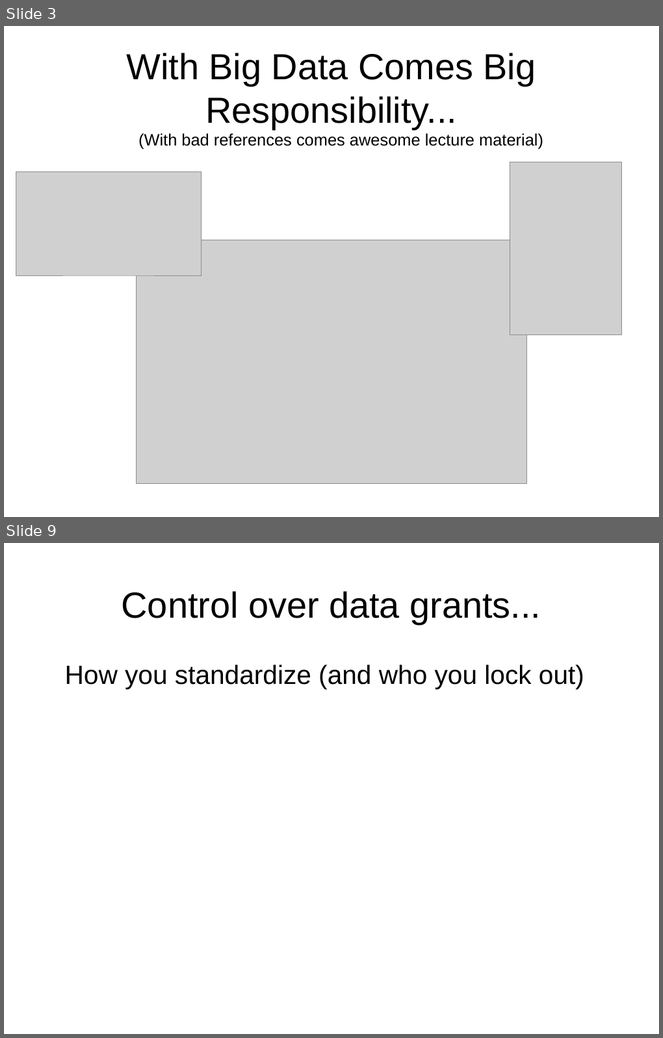
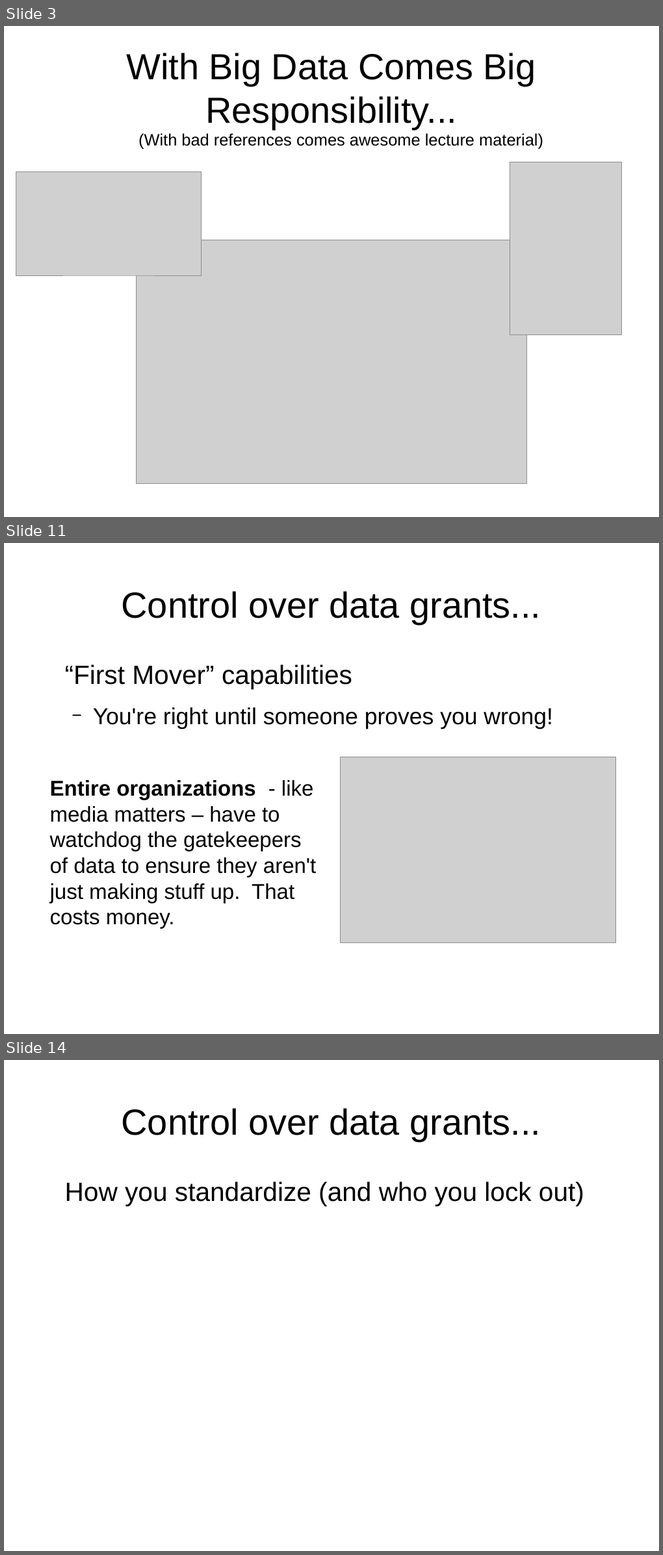
Before and after one commit to DanRunfola/COLL_100, a slide deck: lectures/ApplicationKnowledge.odp. Shown one above the other, each under a label of ours: slides 3 and 9 before the commit, slides 3, 11 and 14 after it; the slides between them are not shown. The pictures are 663x1038 and 663x1555 pixels, drawn with LibreOffice and Linux fonts; fonts in the diff are those of the drawing; grey boxes stand for pictures. Boxes give left, top, right and bottom in pixels: in the first picture for what was removed or moved away, otherwise in the second. Text is boxed around its words. In the diff, an @@ line names an element or a change of style, - is before the commit and + after.

```diff
--- a/lectures/ApplicationKnowledge.odp
+++ b/lectures/ApplicationKnowledge.odp
@@ slide 11 added at [4, 543, 659, 1034], background #FFFFFF @@
@@ title added at [122, 591, 541, 624], 44 pt, text #000000 @@
+Control over data grants...
@@ text added at [65, 665, 553, 729], 28 pt, text #000000 @@
+“First Mover” capabilities
+  − You're right until someone proves you wrong!
@@ picture added at [340, 757, 616, 943] @@
@@ text added at [50, 780, 316, 929], 26 pt, text #000000 @@
+Entire organizations - like media matters – have to watchdog the gatekeepers of data to ensure they aren't just making stuff up. That costs money.
@@ what was slide 9 is now slide 14 @@
```
Also in this commit, not shown: 5 slides changed, 4 other slides added, 1 other file.
